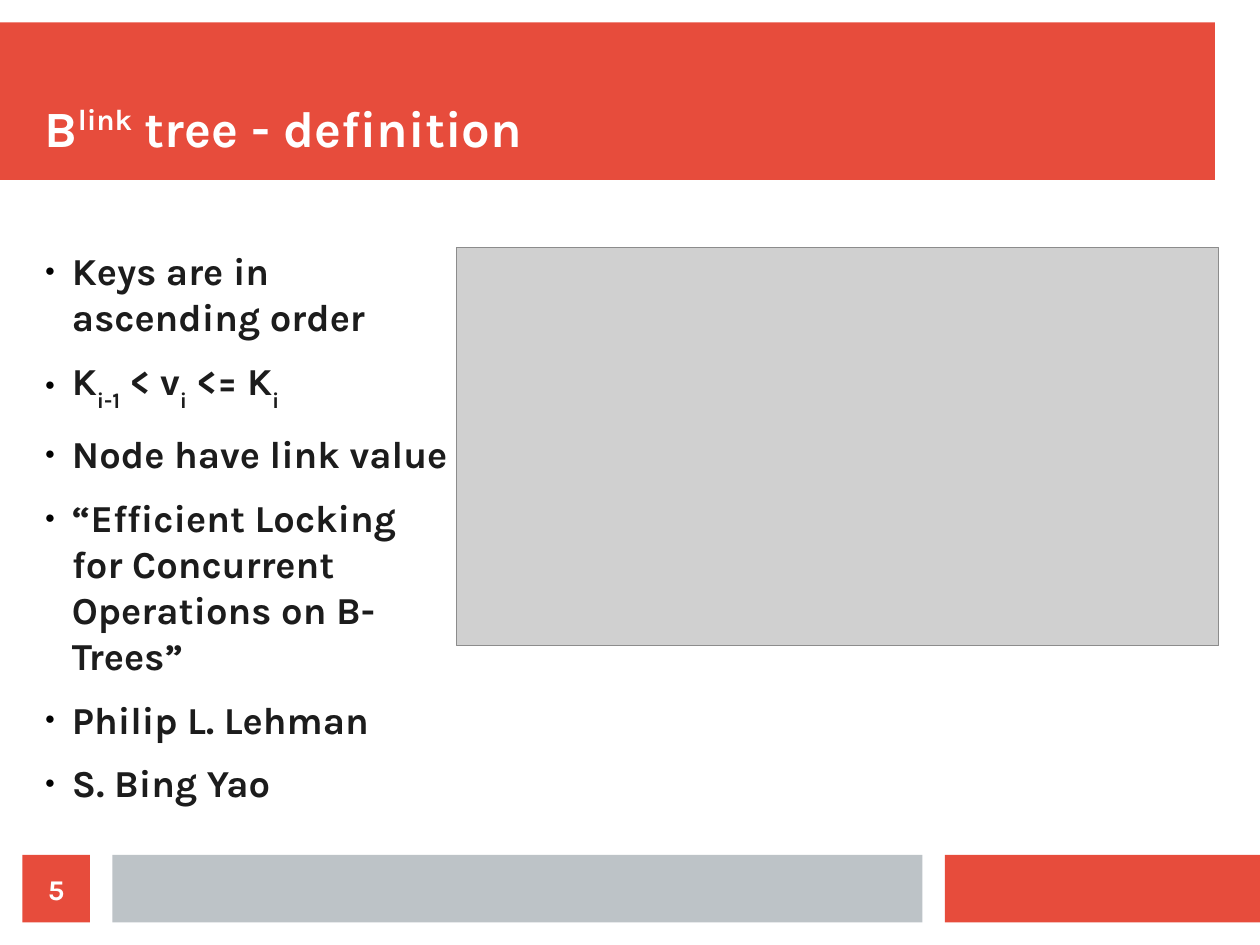
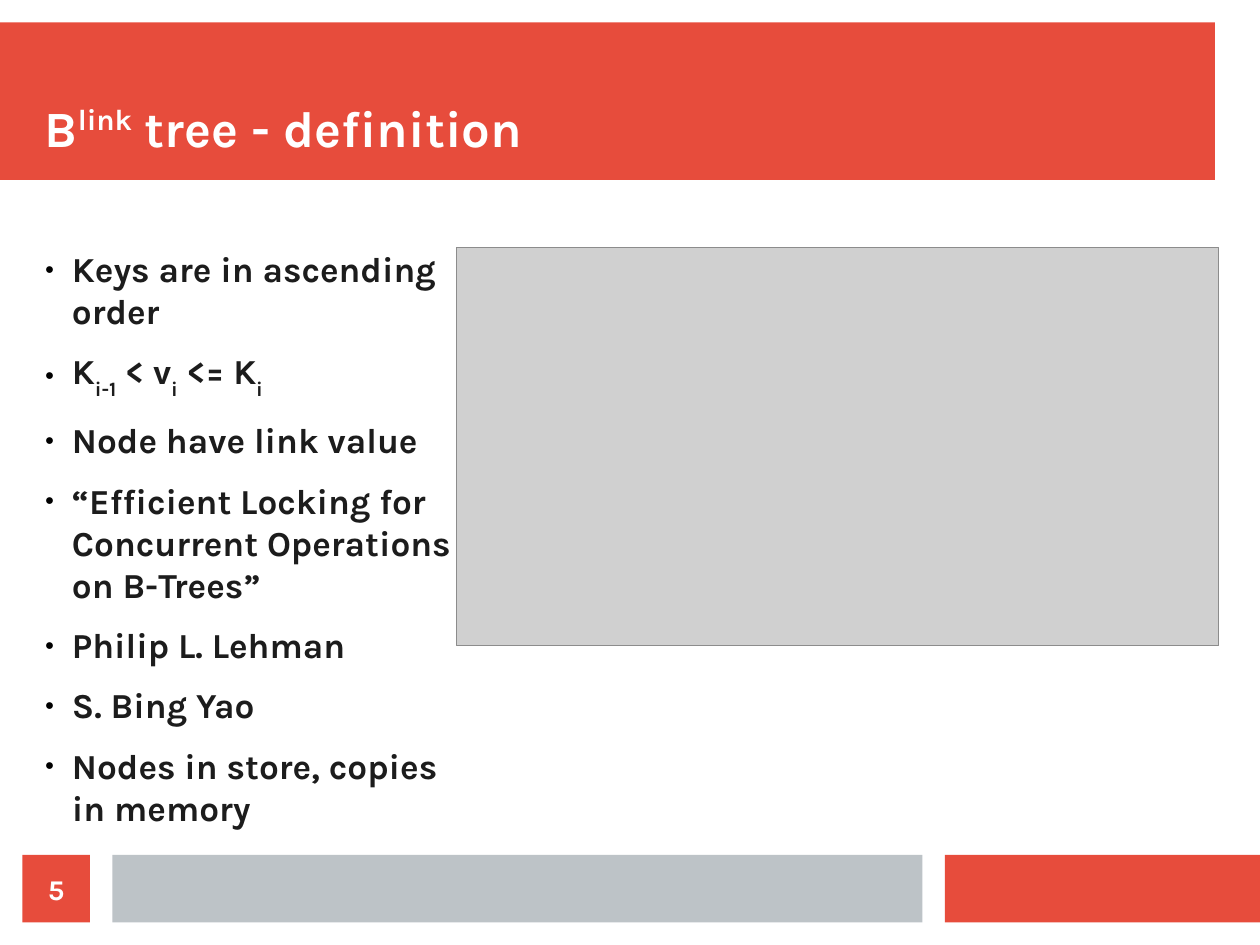
Before and after one commit to jajir/jbtree, a slide deck: slide 5 of jbtree/src/presentation/jbtree-0.1.odp. Drawn at 1260x945 pixels with LibreOffice and Linux fonts; fonts in the diff are those of the drawing; grey boxes stand for pictures. Boxes give left, top, right and bottom in pixels: in the first picture for what was removed or moved away, otherwise in the second. Text is boxed around its words. In the diff, an @@ line names an element or a change of style, - is before the commit and + after.

```diff
--- a/jbtree/src/presentation/jbtree-0.1.odp
+++ b/jbtree/src/presentation/jbtree-0.1.odp
@@ text at box(72, 257, 451, 727): size 24.1 to 22.1 pt in "Keys are in ascending order", "Ki-1 < vi <= Ki", "Node have link value", "“Efficient Locking for Concurrent Operations on B-Trees”" and 2 more places @@
@@ text at box(72, 754, 437, 830): paragraph added @@
+● Nodes in store, copies in memory
```
Also in this commit, not shown: 10 other slides changed, 4 slides added, 2 slides removed, 6 other files.
